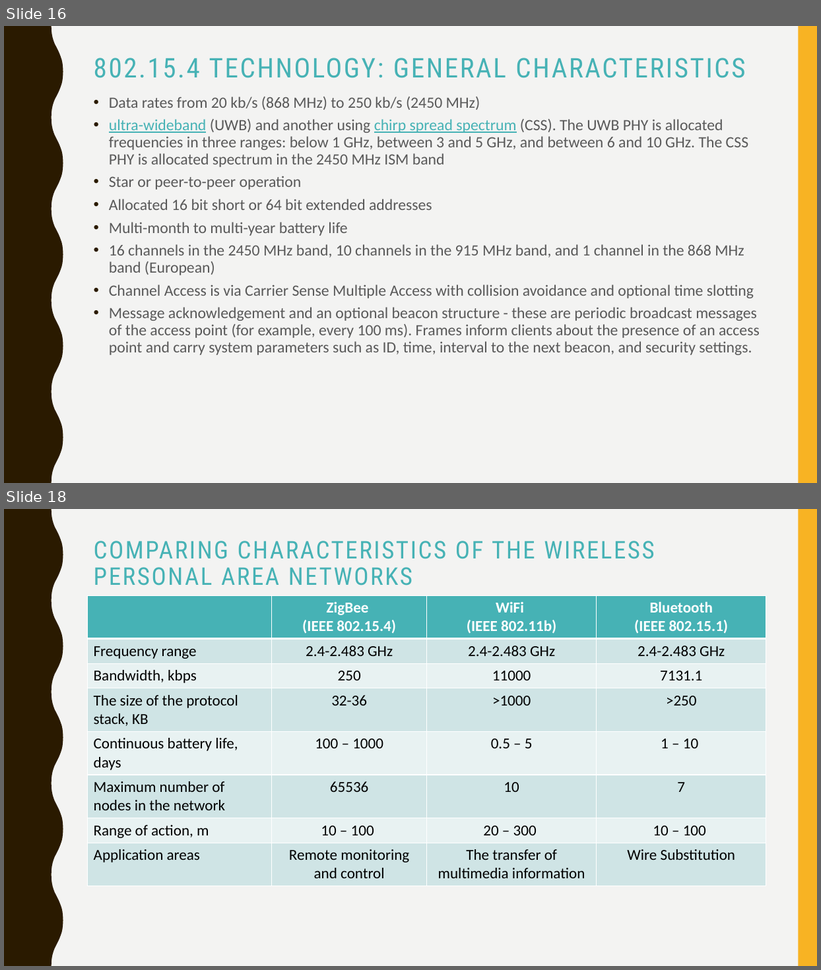
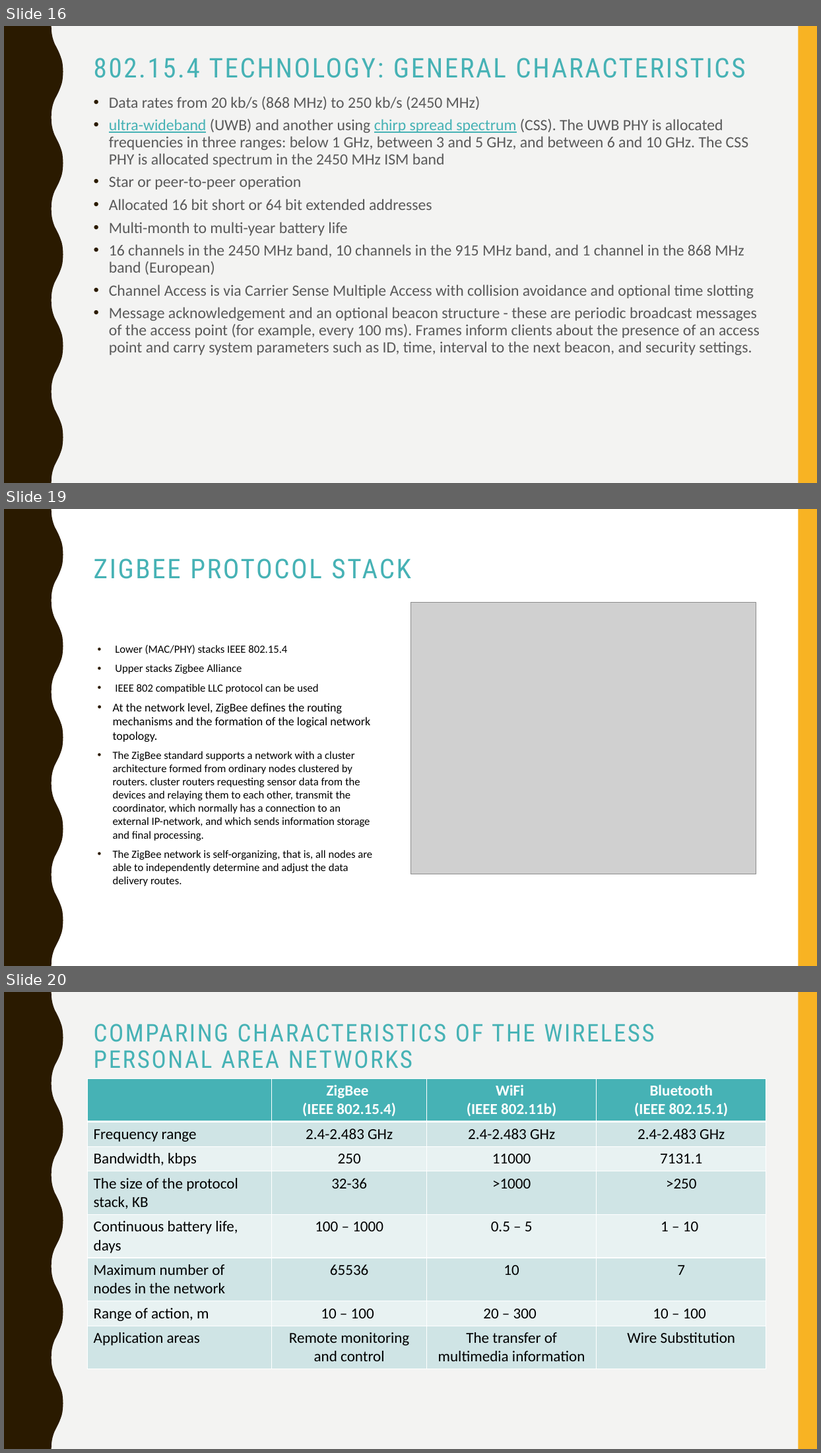
Before and after one commit to vladipirogov/IOT_presentation, a slide deck: Network Data Transfer Protocols in IoT & Embedded.pptx. Shown one above the other, each under a label of ours: slides 16 and 18 before the commit, slides 16, 19 and 20 after it; the slides between them are not shown. The pictures are 821x970 and 821x1453 pixels, drawn with LibreOffice and Linux fonts; fonts in the diff are those of the drawing; grey boxes stand for pictures. Boxes give left, top, right and bottom in pixels: in the first picture for what was removed or moved away, otherwise in the second. Text is boxed around its words. In the diff, an @@ line names an element or a change of style, - is before the commit and + after.

Commit message:
Adding ZigBee

```diff
--- a/Network Data Transfer Protocols in IoT & Embedded.pptx
+++ b/Network Data Transfer Protocols in IoT & Embedded.pptx
@@ slide 19 added at (x1=4, y1=509, x2=817, y2=966), background #FFFFFF; not listed: 2 template elements that a slide beside it also shows @@
@@ title added at (x1=94, y1=559, x2=411, y2=579), 32 pt, text #46B2B5 @@
+ZIGBEE PROTOCOL STACK
@@ picture added at (x1=411, y1=603, x2=756, y2=875) @@
@@ text added at (x1=113, y1=645, x2=372, y2=887), 13 pt, text #000000 @@
+• Lower (MAC/PHY) stacks IEEE 802.15.4
+• Upper stacks Zigbee Alliance
+• IEEE 802 compatible LLC protocol can be used
+• At the network level, ZigBee defines the routing mechanisms and the formation of the logical network topology.
+• The ZigBee standard supports a network with a cluster architecture formed from ordinary nodes clustered by routers. cluster routers requesting sensor data from the devices and relaying them to each other, transmit the coordinator, which normally has a connection to an external IP-network, and which sends information storage and final processing.
+• The ZigBee network is self-organizing, that is, all nodes are able to independently determine and adjust the data delivery routes.
@@ what was slide 18 is now slide 20 @@
```
Also in this commit, not shown: 2 slides changed, 1 other slide added.
